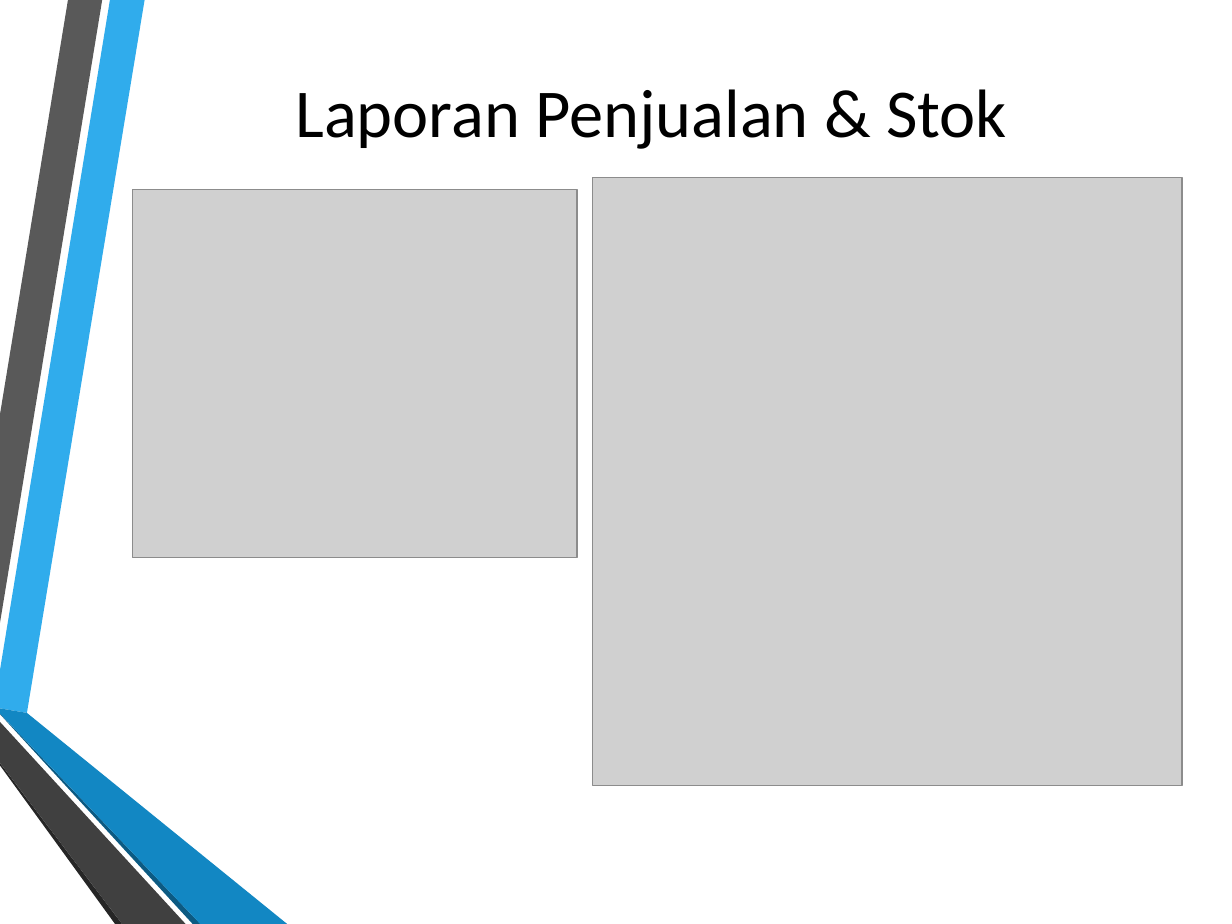
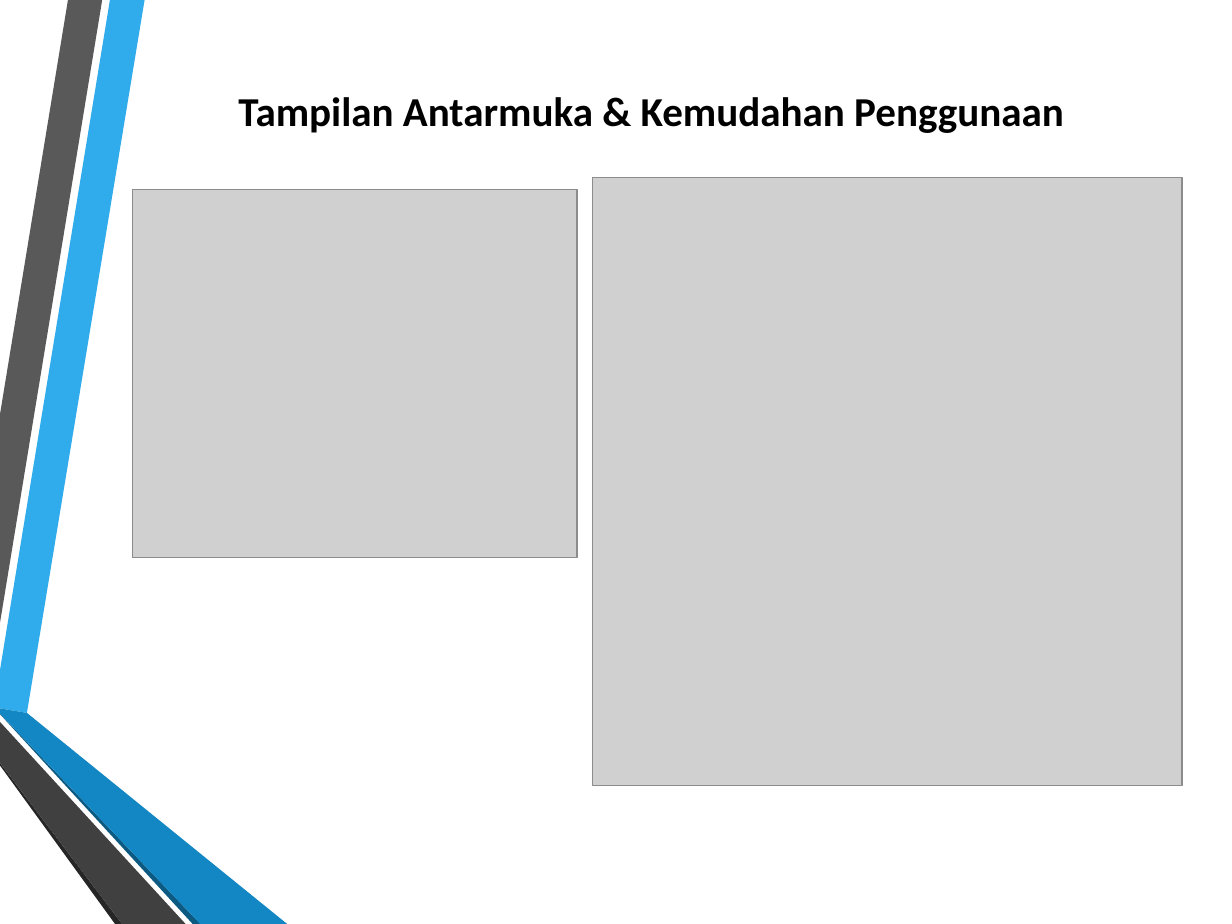
Before and after one commit to dendie851/sbiz-php, a slide deck: slide 6 of presentation/slide-presentation.pptx. Drawn at 1232x924 pixels with LibreOffice and Linux fonts; fonts in the diff are those of the drawing; grey boxes stand for pictures; background and template pictures are left out. Boxes give left, top, right and bottom in pixels: in the first picture for what was removed or moved away, otherwise in the second. Text is boxed around its words. In the diff, an @@ line names an element or a change of style, - is before the commit and + after.

```diff
--- a/presentation/slide-presentation.pptx
+++ b/presentation/slide-presentation.pptx
@@ title at [238, 97, 1064, 133]: text changed; size 40 to 24 pt; bold on @@
-Laporan Penjualan & Stok
+Tampilan Antarmuka & Kemudahan Penggunaan
```
Also in this commit, not shown: 8 other slides changed, 4 slides added, 4 slides removed, 3 other files.
